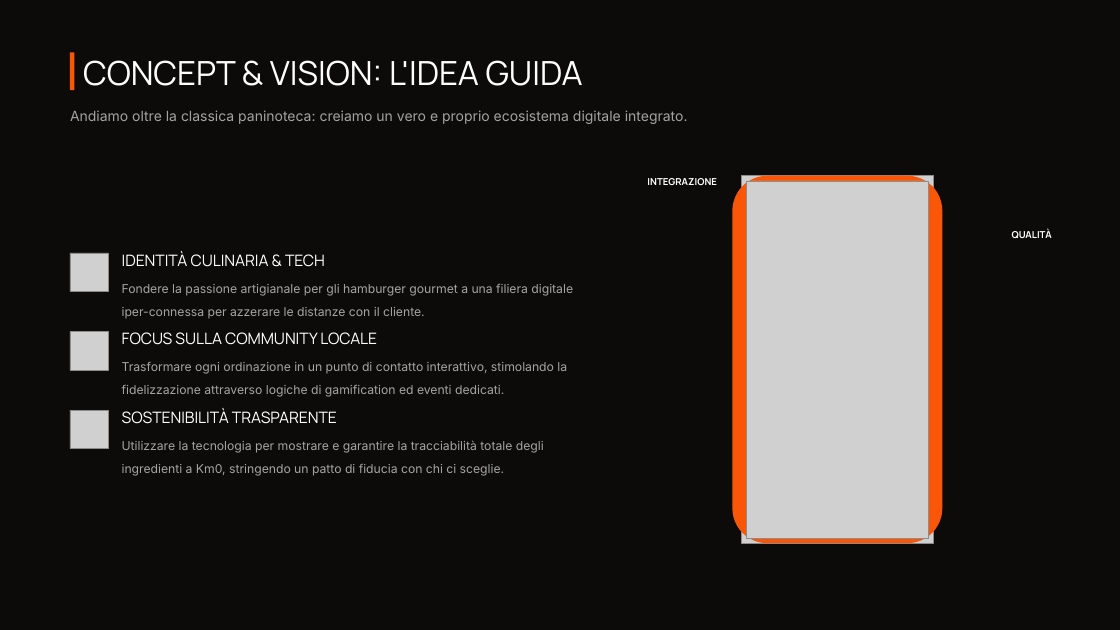
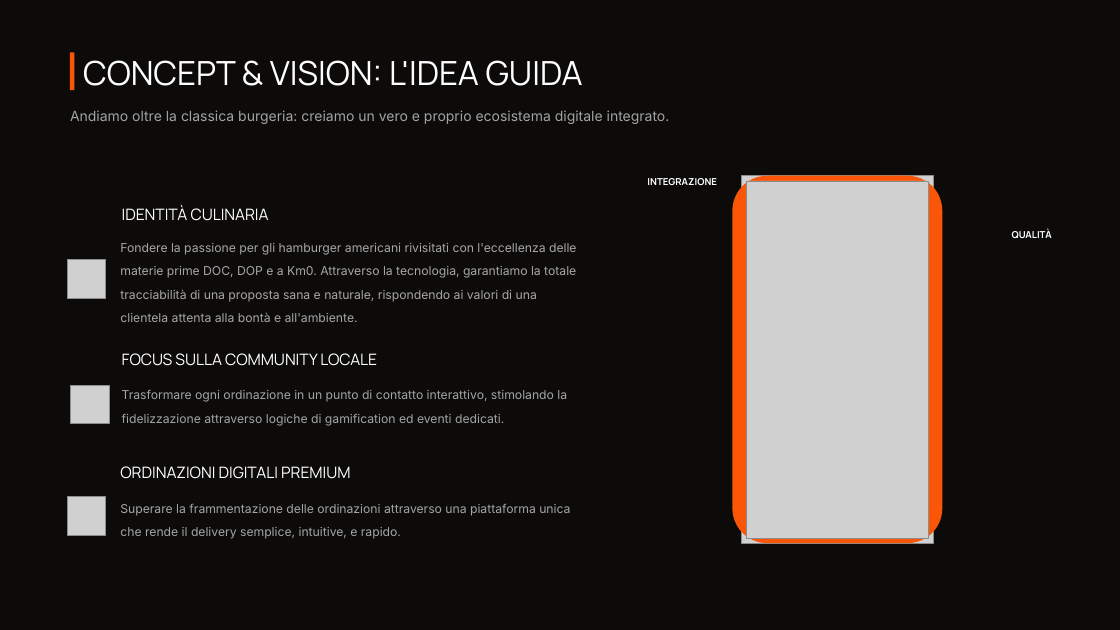
Before and after one commit to Jack-Ark-01/JustBurgerProjectWork, a slide deck: slide 4 of SecondaSuddivisioneGruppi/Logica/Materiale PPT/PPT VERSIONE FINALE.pptx. Drawn at 1120x630 pixels with LibreOffice and Linux fonts; fonts in the diff are those of the drawing; grey boxes stand for pictures; background and template pictures are left out. Boxes give left, top, right and bottom in pixels: in the first picture for what was removed or moved away, otherwise in the second. Text is boxed around its words. In the diff, an @@ line names an element or a change of style, - is before the commit and + after.

```diff
--- a/SecondaSuddivisioneGruppi/Logica/Materiale PPT/PPT VERSIONE FINALE.pptx
+++ b/SecondaSuddivisioneGruppi/Logica/Materiale PPT/PPT VERSIONE FINALE.pptx
@@ text at bbox=[70, 110, 670, 124]: text changed @@
-Andiamo oltre la classica paninoteca: creiamo un vero e proprio ecosistema digitale integrato.
+Andiamo oltre la classica burgeria: creiamo un vero e proprio ecosistema digitale integrato.
@@ text at bbox=[122, 206, 269, 221]: text changed @@
-IDENTITÀ CULINARIA & TECH
+IDENTITÀ CULINARIA
@@ picture: place and size @@
-picture at bbox=[70, 253, 108, 292]
+picture at bbox=[67, 260, 106, 298]
@@ text at bbox=[120, 243, 577, 322]: text changed; text colour #A3A3A3 to #A5A5A5 @@
-Fondere la passione artigianale per gli hamburger gourmet a una filiera digitale iper-connessa per azzerare le distanze con il cliente.
+Fondere la passione per gli hamburger americani rivisitati con l'eccellenza delle materie prime DOC, DOP e a Km0. Attraverso la tecnologia, garantiamo la totale tracciabilità di una proposta sana e naturale, rispondendo ai valori di una clientela attenta alla bontà e all'ambiente.
@@ text "FOCUS SULLA COMMUNITY LOCALE": place and size @@
-text "FOCUS SULLA COMMUNITY LOCALE" at bbox=[122, 332, 377, 345]
+text "FOCUS SULLA COMMUNITY LOCALE" at bbox=[122, 353, 377, 366]
@@ picture: place and size @@
-picture at bbox=[70, 332, 108, 371]
+picture at bbox=[71, 386, 109, 424]
@@ text "Trasformare ogni ordinazione in un ...": place and size @@
-text "Trasformare ogni ordinazione in un ..." at bbox=[122, 362, 567, 397]
+text "Trasformare ogni ordinazione in un ..." at bbox=[122, 390, 567, 426]
@@ text removed at bbox=[122, 408, 337, 424] @@
-SOSTENIBILITÀ TRASPARENTE
@@ text added at bbox=[120, 466, 350, 479], 13.5 pt, text #FFFFFF @@
+ORDINAZIONI DIGITALI PREMIUM
@@ picture: place and size @@
-picture at bbox=[70, 410, 108, 449]
+picture at bbox=[67, 497, 106, 536]
@@ text at bbox=[120, 503, 570, 539]: text changed @@
-Utilizzare la tecnologia per mostrare e garantire la tracciabilità totale degli ingredienti a Km0, stringendo un patto di fiducia con chi ci sceglie.
+Superare la frammentazione delle ordinazioni attraverso una piattaforma unica che rende il delivery semplice, intuitive, e rapido.
```
Also in this commit, not shown: 10 other slides changed, 2 slides added, 2 slides removed, 4 other files.
